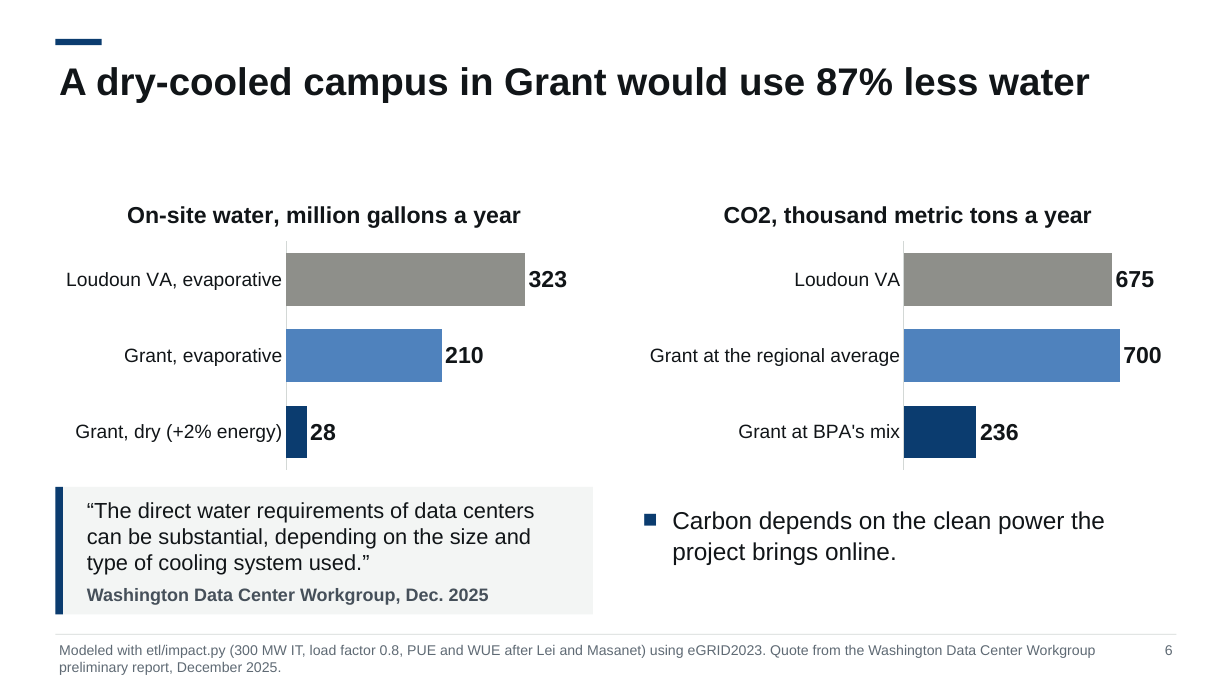
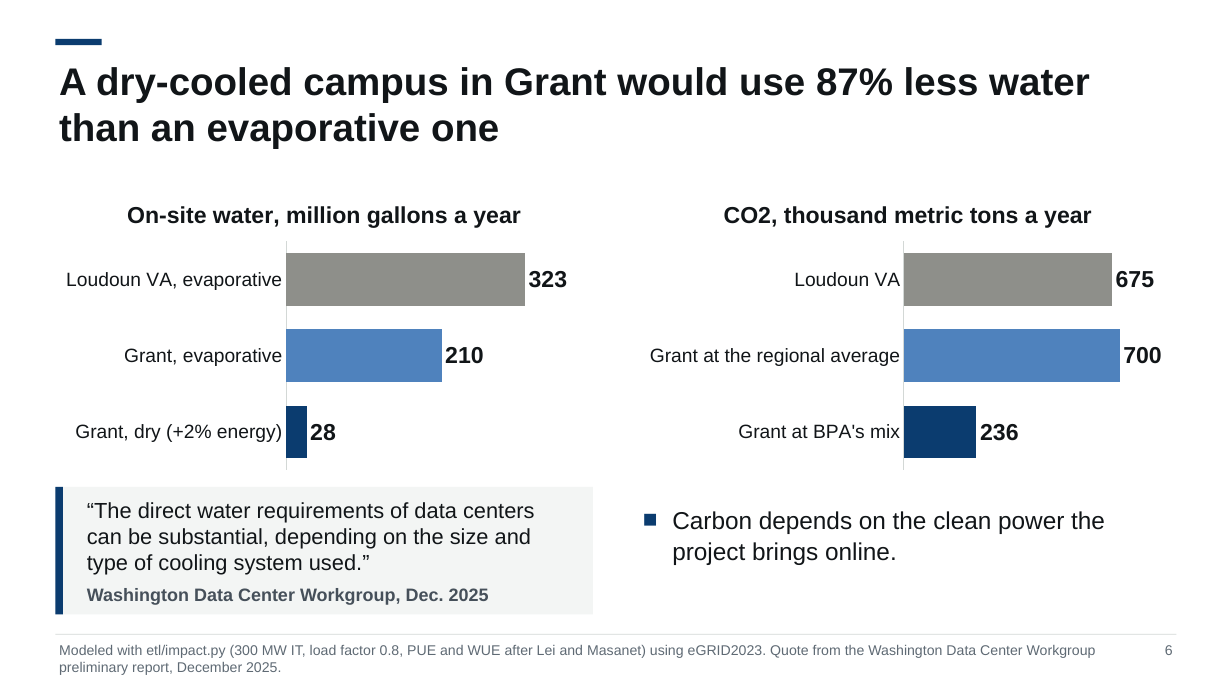
Before and after one commit to NeilKhandelwal/BAC-Hackathon, a slide deck: slide 6 of docs/deck/pitch_template.pptx. Drawn at 1232x693 pixels with LibreOffice and Linux fonts; fonts in the diff are those of the drawing. Boxes give left, top, right and bottom in pixels: in the first picture for what was removed or moved away, otherwise in the second. Text is boxed around its words. In the diff, an @@ line names an element or a change of style, - is before the commit and + after.

```diff
--- a/docs/deck/pitch_template.pptx
+++ b/docs/deck/pitch_template.pptx
@@ text at (59,67,1089,149): text changed @@
-A dry-cooled campus in Grant would use 87% less water
+A dry-cooled campus in Grant would use 87% less water than an evaporative one
```
Also in this commit, not shown: 8 other slides changed, 1 slide removed, 18 other files.
